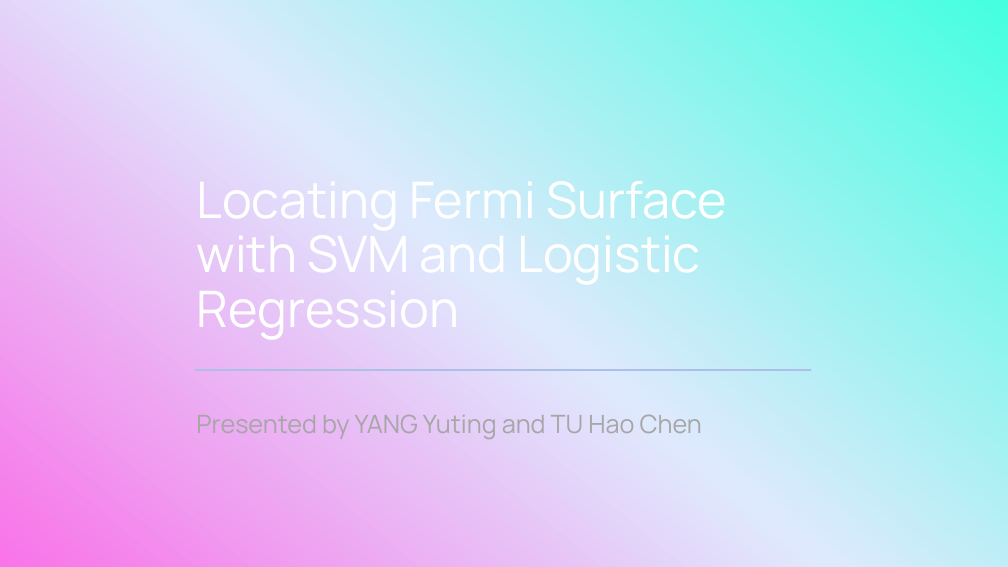
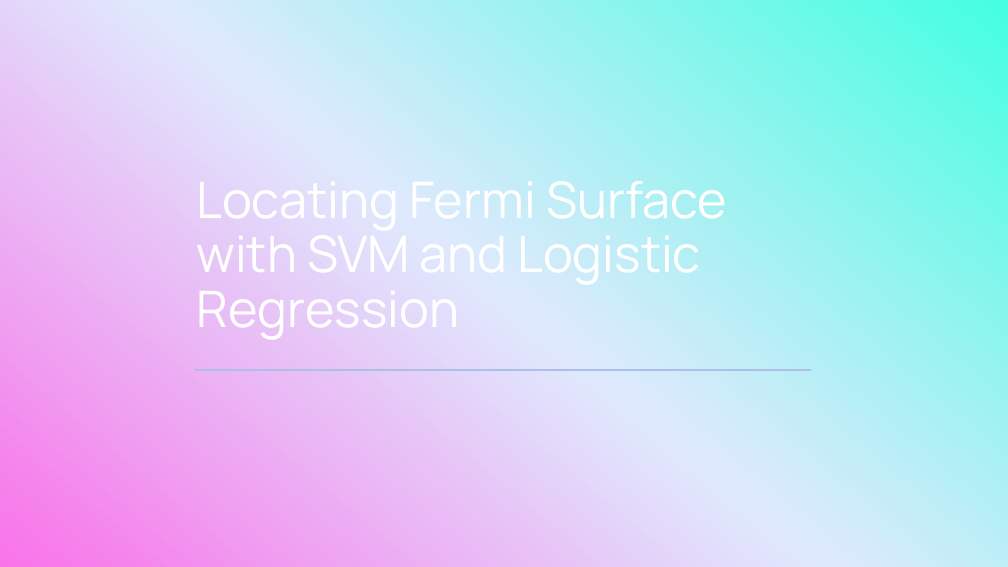
Before and after one commit to Marina17700/PHYS3151, a slide deck: slide 1 of HW3/PHYS3151_prez.pptx. Drawn at 1008x567 pixels with LibreOffice and Linux fonts; fonts in the diff are those of the drawing; background and template pictures are left out. Boxes give left, top, right and bottom in pixels: in the first picture for what was removed or moved away, otherwise in the second. Text is boxed around its words. In the diff, an @@ line names an element or a change of style, - is before the commit and + after.

```diff
--- a/HW3/PHYS3151_prez.pptx
+++ b/HW3/PHYS3151_prez.pptx
@@ subtitle removed at (x1=196, y1=414, x2=702, y2=439) @@
-Presented by YANG Yuting and TU Hao Chen
```
Also in this commit, not shown: 21 other files.
